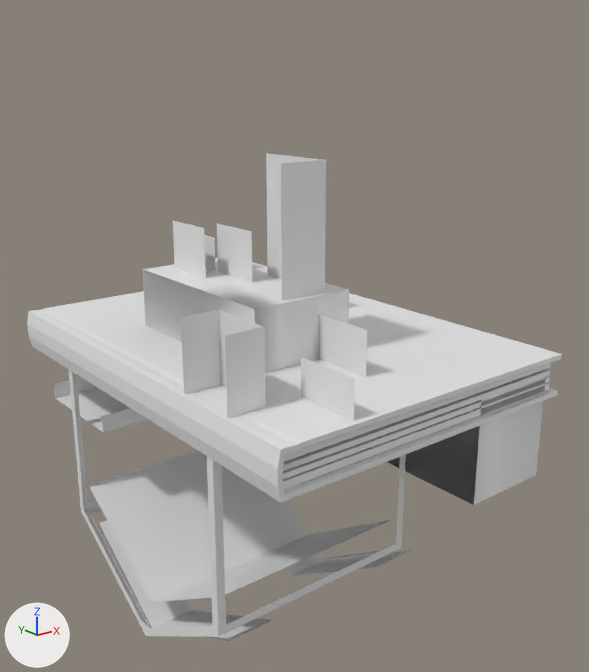
The FBX model Assets/PuppetBook/puppet book.fbx as it was, and as the next commit left it.
The view is the same before and after, from a 50 mm camera at (-4.96, -10.74, 4.11) aimed at (3.49, -0.17, -0.12). The lights are fixed; the arrows at lower left show +X, +Y and +Z. Materials are left out; every surface is plain grey. Where no turn or scale is listed for an object, it has been applied to the vertices.

In view in the first picture: 'Book_Cover', 'Page_1', 'Page_2', 'Page_3', 'Page_3.001', 'Page_4'.
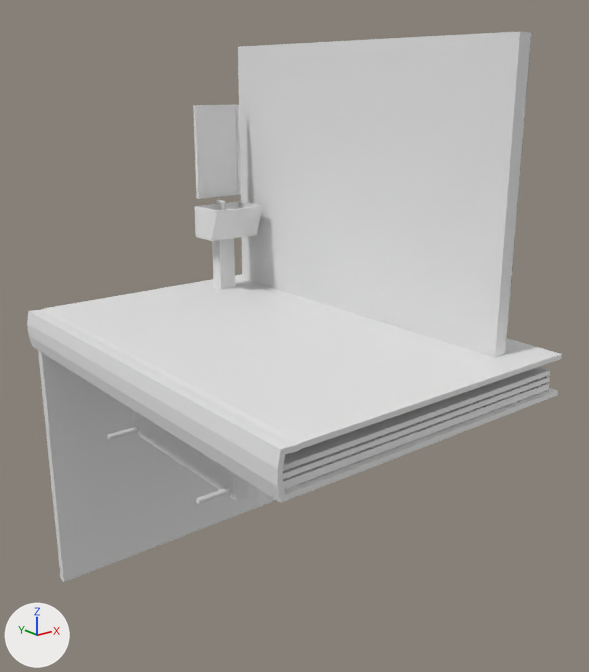
Edits to the bpy script that builds the scene:
```text
Change me_plane_006:
    used by ob_page_1; location = (0.4, 0.0, -0.19)
    remove me_plane_006.from_pydata(...)  # 153 vertices, 121 faces; spans x -0.02..5.42, y -3.74..3.74, z -4.84..0.04
    add me_plane_006.from_pydata(...)  # 120 vertices, 98 faces; spans x -2.72..2.72, y -7.3..0.19, z -3.17..2.22
    me_plane_006 part 1: the loose piece of 80 vertices spanning x -0.02..5.42, y -3.74..3.74, z -0.04..0.04 is deleted
    me_plane_006 part 2: the loose piece of 6 vertices spanning x 3.14..3.99, y -2.3..2.3, z -4.84..-3.48 is deleted
    me_plane_006 part 3: the loose piece of 6 vertices spanning x 0.16..0.95, y -2.33..1.93, z -4.67..-3.48 is deleted
    me_plane_006 part 4
    61 vertices are removed from x -0.01..3.74, y -2.3..2.3, z -4.7..-0.04
    38 faces are deleted
    60 vertices are added at x -2.72..2.12, y -7.3..0.19, z -3.17..2.22
    60 new vertices lie (0.6, 0.0, 0.0) away from vertices in x -2.72..2.12, y -7.3..0.19, z -3.17..2.22
    98 new faces join them
Add me_mesh_150:
    me_mesh_150.from_pydata(...)  # 148 vertices, 144 faces; spans x -0.55..0.55, y -0.41..0.41, z -2.03..2.03
Add me_mesh_133:
    me_mesh_133.from_pydata(...)  # 696 vertices, 736 faces; spans x 0.64..3.24, y -1.66..1.63, z -1.94..-0.69
Add me_plane_008:
    me_plane_008.from_pydata(...)  # 24 vertices, 22 faces; spans x 4.98..5.24, y -3.29..3.51, z -0.62..4.75
Remove ob_page_2:
    ob_page_2 = bpy.data.objects.new('Page_2', me_plane_004)
    ob_page_2.location = (0.0, 0.0, 0.0)
Change ob_page_1:
    ob_page_1.location: (0.4, 0.0, -0.19) -> (3.1, 3.56, -2.49)
Remove ob_page_3:
    ob_page_3 = bpy.data.objects.new('Page_3', me_plane_005)
    ob_page_3.location = (0.0, 0.0, 0.0)
Add ob_pcube12_017:
    ob_pcube12_017 = bpy.data.objects.new('pCube12.017', me_mesh_150)
    ob_pcube12_017.location = (4.24, 2.87, 1.62)
Add ob_pcube12_002:
    ob_pcube12_002 = bpy.data.objects.new('pCube12.002', me_mesh_133)
    ob_pcube12_002.location = (0.0, 0.0, 0.0)
Add ob_page_3_002:
    ob_page_3_002 = bpy.data.objects.new('Page_3.002', me_plane_008)
    ob_page_3_002.location = (0.0, 0.0, 0.0)
```

What differs and where, as boxes [x1, y1, x2, y2] in the pictures (589 x 672 px):
'Page_3.002', added
    after: [238, 31, 532, 357]
'Page_1', reshaped, moved (16% shorter)
    before: [68, 363, 551, 641]
    after: [38, 350, 550, 582]
'Page_3', deleted
    before: [142, 153, 367, 448]
'Page_2', deleted
    before: [54, 369, 550, 505]
'pCube12.017', added
    after: [193, 105, 263, 289]
'pCube12.002', added
    after: [107, 410, 252, 504]
part 1 of me_plane_006, deleted
    before: [284, 363, 551, 462]
part 2 of me_plane_006, deleted
    before: [286, 550, 411, 576]
part 3 of me_plane_006, deleted
    before: [99, 520, 272, 641]
part 4 of me_plane_006, built on
    before: [68, 369, 406, 637]
    after: [38, 350, 550, 582]
